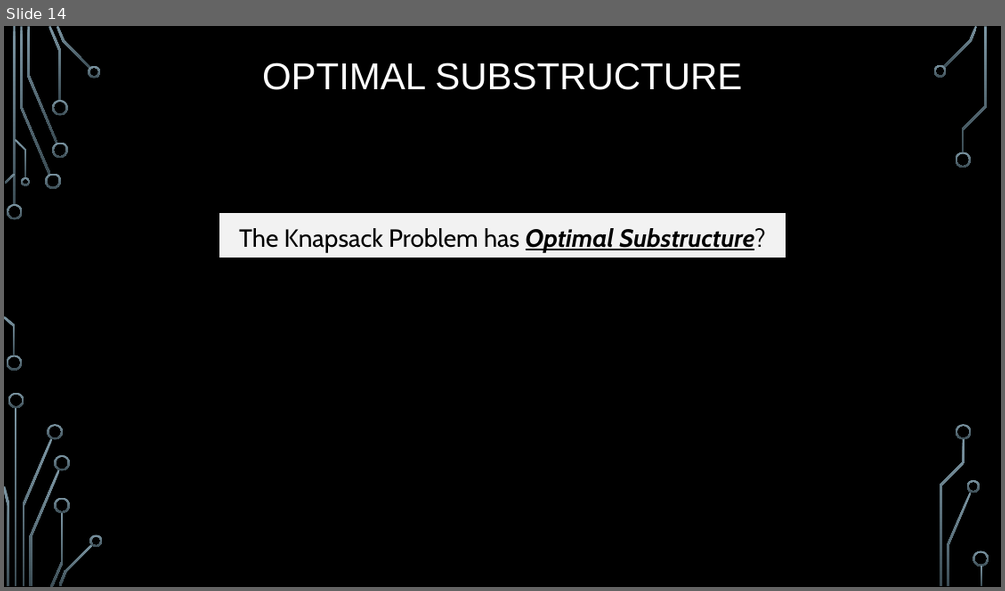
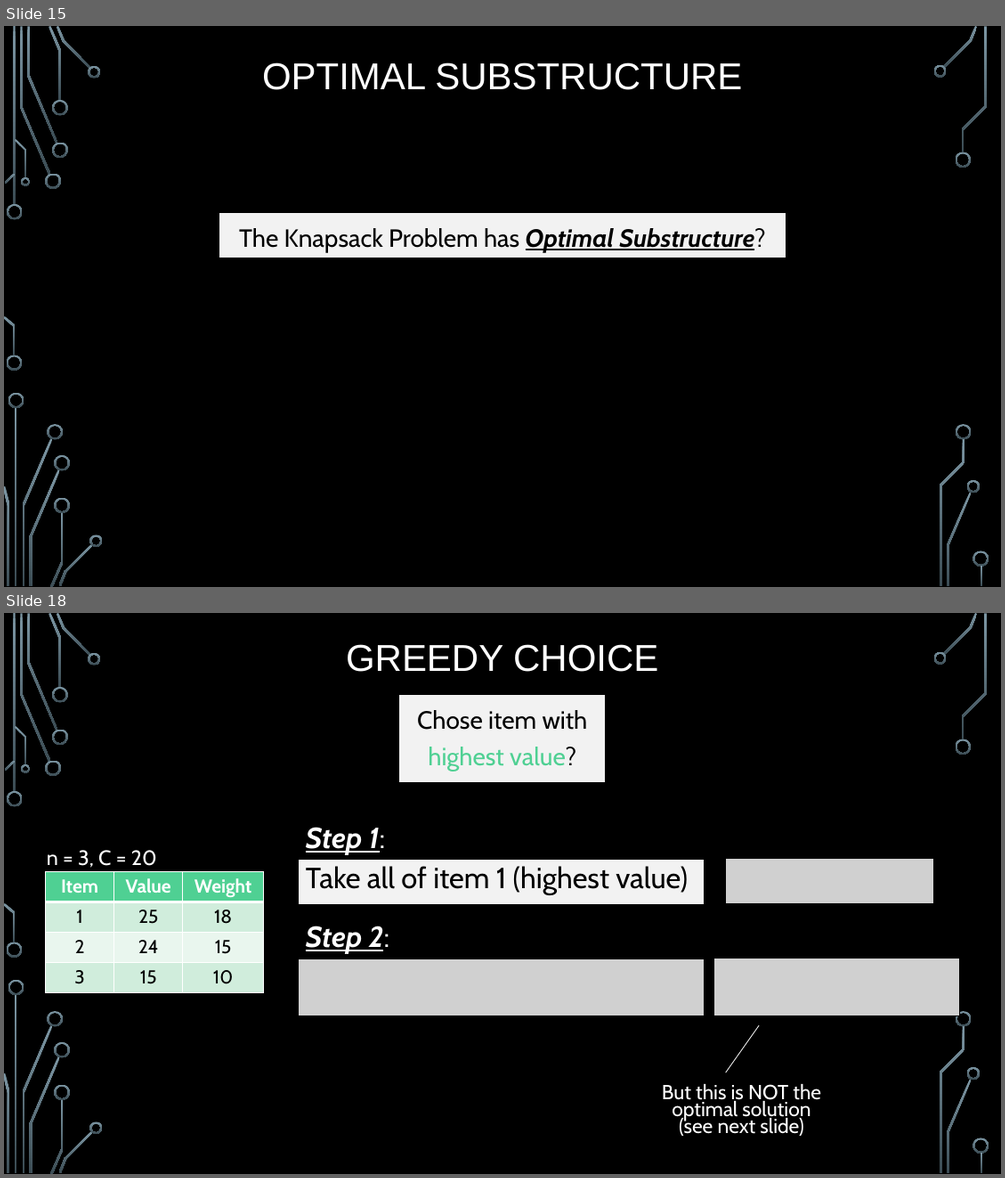
Before and after one commit to markfloryan/dsa2, a slide deck: slides/04-5-KnapsackGreedy.pptx. Shown one above the other, each under a label of ours: slide 14 before the commit, slides 15 and 18 after it; the slides between them are not shown. The pictures are 1005x591 and 1005x1178 pixels, drawn with LibreOffice and Linux fonts; fonts in the diff are those of the drawing; grey boxes stand for pictures; background and template pictures are left out. Boxes give left, top, right and bottom in pixels: in the first picture for what was removed or moved away, otherwise in the second. Text is boxed around its words. In the diff, an @@ line names an element or a change of style, - is before the commit and + after.

```diff
--- a/slides/04-5-KnapsackGreedy.pptx
+++ b/slides/04-5-KnapsackGreedy.pptx
@@ slide 18 added at (4,613,1001,1174), background picture (left out); not listed: 36 template elements that a slide beside it also shows @@
@@ title added at (346,644,658,672), 36 pt, text #FFFFFF @@
+GREEDY CHOICE
@@ rectangle added at (399,695,606,782), fill #F2F2F2, outline #000000 0.75 pt, 24 pt, text #000000 @@
+Chose item with highest value?
@@ text added at (47,850,157,868), 20 pt, text #FFFFFF @@
+n = 3, C = 20
@@ text added at (306,827,386,855), 28 pt, text #FFFFFF, bold, italic, underline @@
+Step 1:
@@ table added at (45,871,264,992), 4 rows, 3 columns @@
+Item | Value | Weight
+1 | 25 | 18
+2 | 24 | 15
+3 | 15 | 10
@@ rectangle added at (299,860,704,905), fill #F2F2F2, outline #000000 0.75 pt, 28 pt, text #000000 @@
+Take all of item 1 (highest value)
@@ picture added at (726,859,934,903) @@
@@ text added at (306,925,390,954), 28 pt, text #FFFFFF, bold, italic, underline @@
+Step 2:
@@ picture added at (299,958,704,1016) @@
@@ picture added at (714,957,960,1016) @@
@@ line added from (726, 1073) to (760, 1025), #F2F2F2 0.75 pt @@
@@ text added at (662,1084,821,1135), 19.6 pt, text #FFFFFF @@
+But this is NOT the optimal solution (see next slide)
@@ what was slide 14 is now slide 15 @@
```
Also in this commit, not shown: 4 slides changed, 11 other slides added, 8 slides removed, 4 other files.
